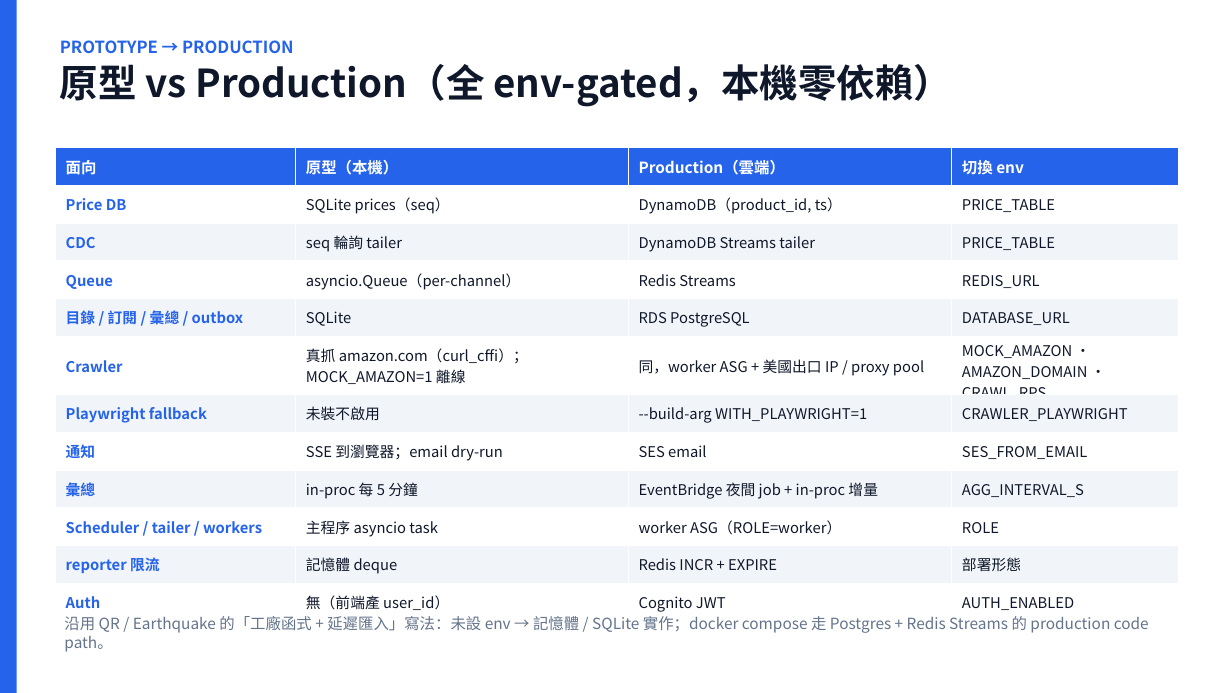
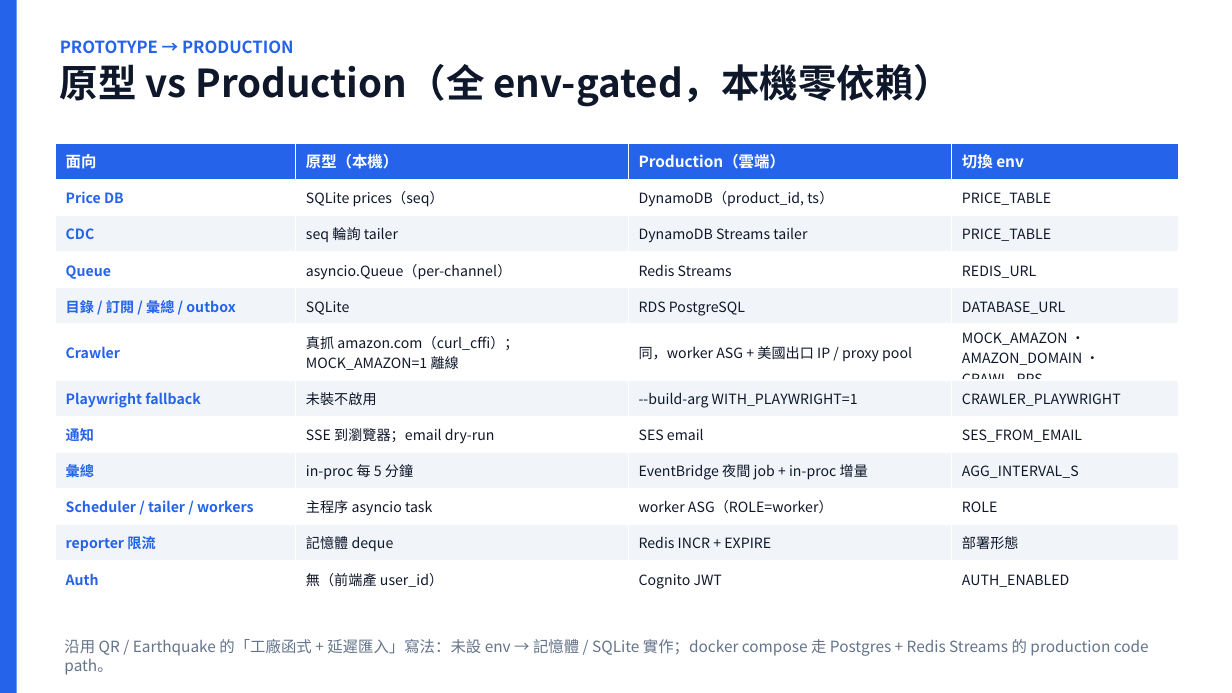
Before and after one commit to scolley31/system-design-demo, a slide deck: slide 17 of Amazon price tracking service/Amazon_Price_Tracking_Service.pptx. Drawn at 1232x693 pixels with LibreOffice and Linux fonts; fonts in the diff are those of the drawing. Boxes give left, top, right and bottom in pixels: in the first picture for what was removed or moved away, otherwise in the second. Text is boxed around its words. In the diff, an @@ line names an element or a change of style, - is before the commit and + after.

```diff
--- a/Amazon price tracking service/Amazon_Price_Tracking_Service.pptx
+++ b/Amazon price tracking service/Amazon_Price_Tracking_Service.pptx
@@ table at (x1=55, y1=143, x2=1178, y2=593) @@
@@ size 11.5 to 11 pt @@
@@ table resized from (x1=55, y1=148, x2=1178, y2=616) to (x1=55, y1=143, x2=1178, y2=593) @@
@@ text "沿用 QR / Earthquake 的「工廠函式 ..." moved from (x1=64, y1=616, x2=1149, y2=652) to (x1=64, y1=639, x2=1149, y2=675) @@
```
Also in this commit, not shown: 5 other slides changed, 2 other files.
